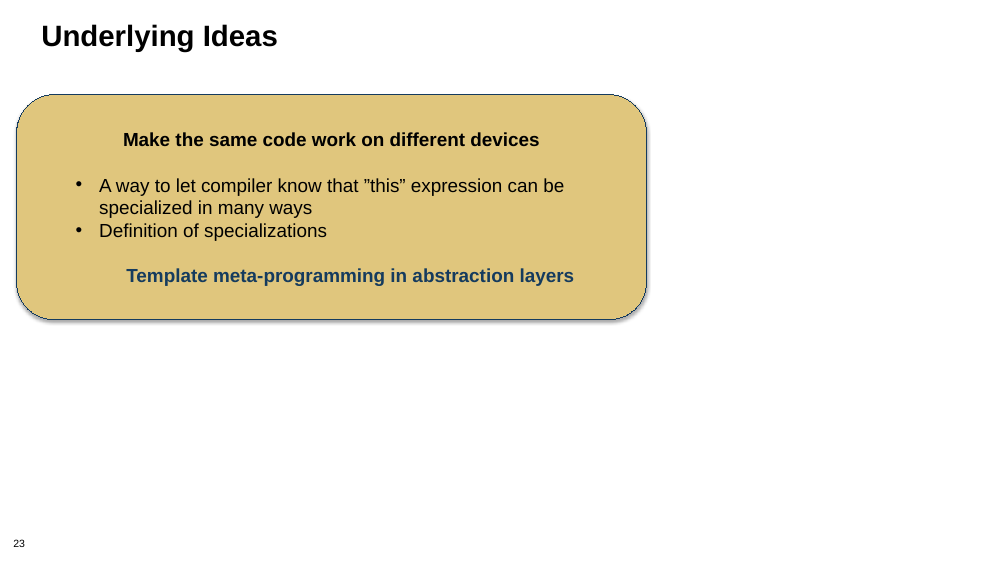
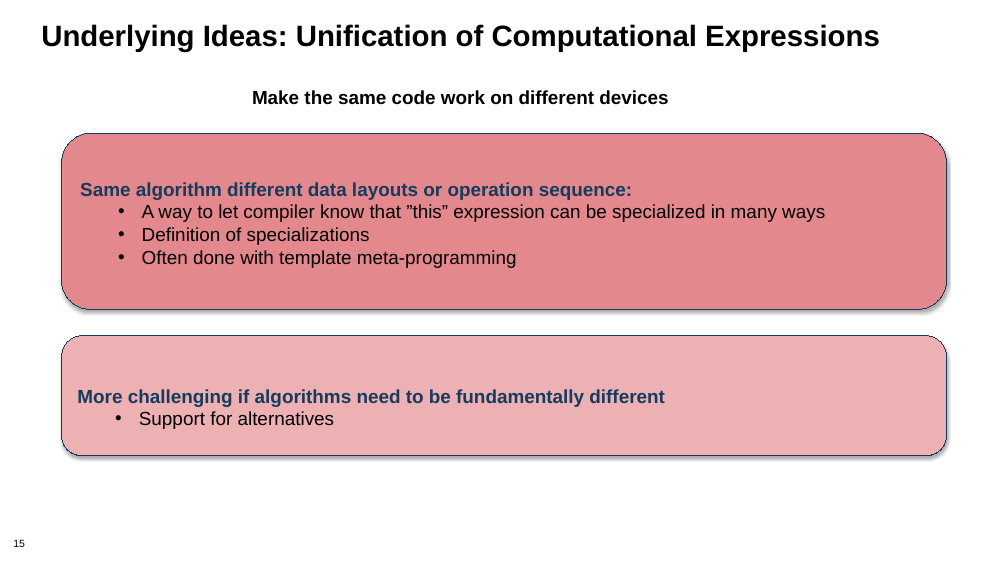
Before and after one commit to bssw-tutorial/presentations, a slide deck: slide 15 of design-a.pptx (slide 23 before the commit). Drawn at 1008x567 pixels with LibreOffice and Linux fonts; fonts in the diff are those of the drawing; background and template pictures are left out. Boxes give left, top, right and bottom in pixels: in the first picture for what was removed or moved away, otherwise in the second. Text is boxed around its words. In the diff, an @@ line names an element or a change of style, - is before the commit and + after.

Commit message:
updated two of the presentations

```diff
--- a/design-a.pptx
+++ b/design-a.pptx
@@ title at (41, 24, 880, 52): text changed @@
-Underlying Ideas
+Underlying Ideas: Unification of Computational Expressions
@@ text added at (252, 90, 668, 105), 18 pt, text #000000, bold @@
+Make the same code work on different devices
@@ rounded rectangle "Same algorithm different data layouts ...": place and size @@
-rounded rectangle "Same algorithm different data layouts ..." at (17, 95, 647, 320)
+rounded rectangle "Same algorithm different data layouts ..." at (61, 133, 946, 309)
@@ rounded rectangle "Same algorithm different data layouts ..." at (61, 133, 946, 309): fill #E0C67D to #E3888C @@
@@ text in rounded rectangle at (80, 182, 632, 200): text changed; text colour #000000 to #153B5E @@
-Make the same code work on different devices
+Same algorithm different data layouts or operation sequence:
@@ text in rounded rectangle at (142, 250, 517, 268): text changed; text colour #153B5E to #000000; bold off @@
-Template meta-programming in abstraction layers
+  • Often done with template meta-programming
@@ rounded rectangle added at (61, 336, 946, 456), fill #EDB0B3, outline #153B5E 0.75 pt, 18 pt, text #153B5E, bold @@
+More challenging if algorithms need to be fundamentally different
+  • Support for alternatives
@@ page number at (13, 539, 25, 547): text changed @@
-23
+15
```
Also in this commit, not shown: 6 other slides changed, 14 slides added, 19 slides removed.
